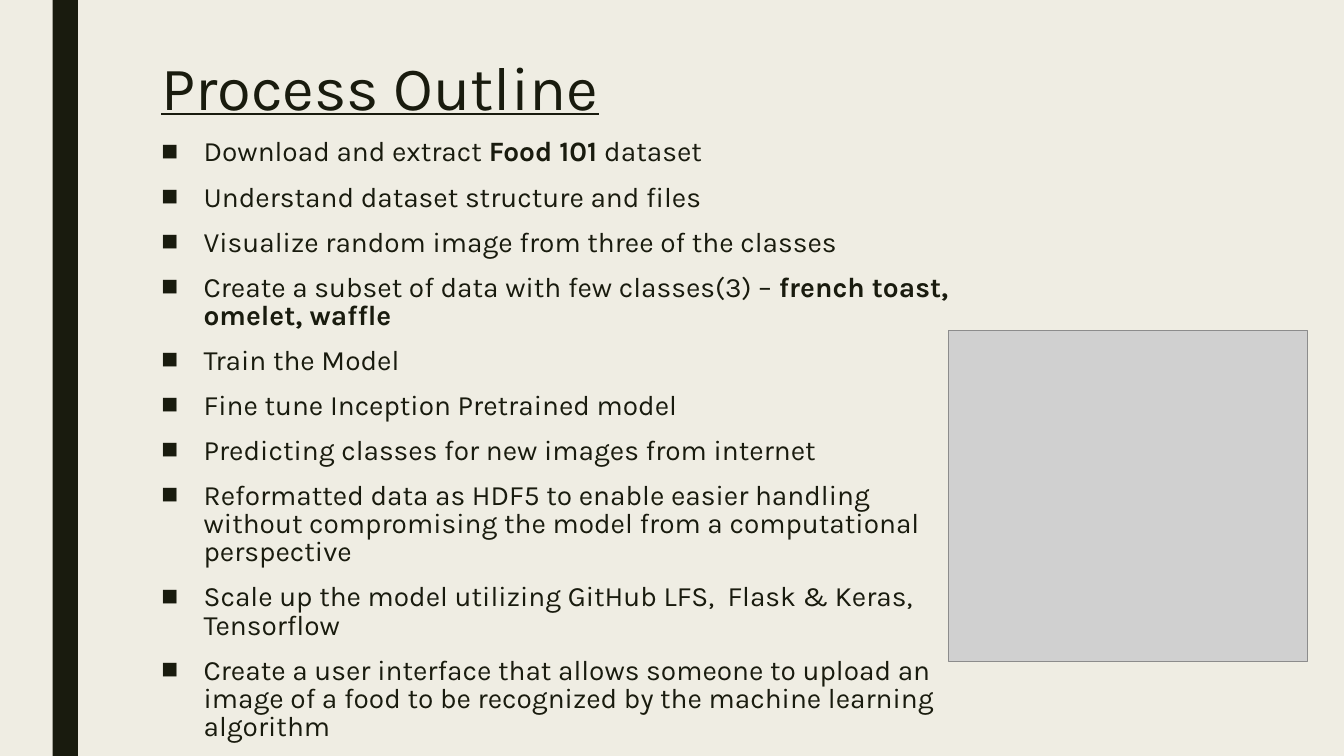
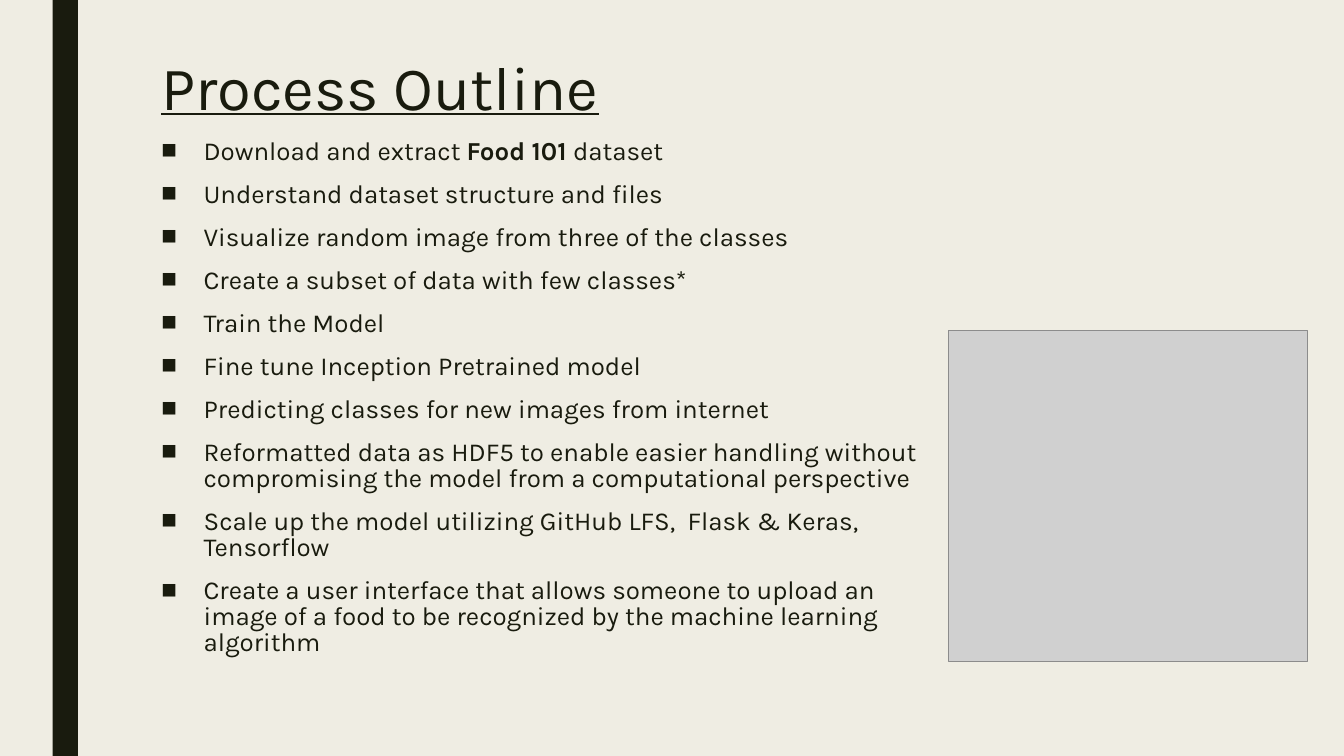
Before and after one commit to PolinaZasheva/Whats-For-Breakfast, a slide deck: slide 3 of What's Breakfast - Presentation.pptx. Drawn at 1344x756 pixels with LibreOffice and Linux fonts; fonts in the diff are those of the drawing; grey boxes stand for pictures. Boxes give left, top, right and bottom in pixels: in the first picture for what was removed or moved away, otherwise in the second. Text is boxed around its words. In the diff, an @@ line names an element or a change of style, - is before the commit and + after.

```diff
--- a/What's Breakfast - Presentation.pptx
+++ b/What's Breakfast - Presentation.pptx
@@ text at <box>204,142,916,658</box>: size 20 to 18.5 pt @@
@@ text at <box>204,271,687,290</box>: text changed; size 20 to 18.5 pt @@
-■ Create a subset of data with few classes(3) – french toast, omelet, waffle
+■ Create a subset of data with few classes*
```
Also in this commit, not shown: 2 other slides changed, 1 slide added.
